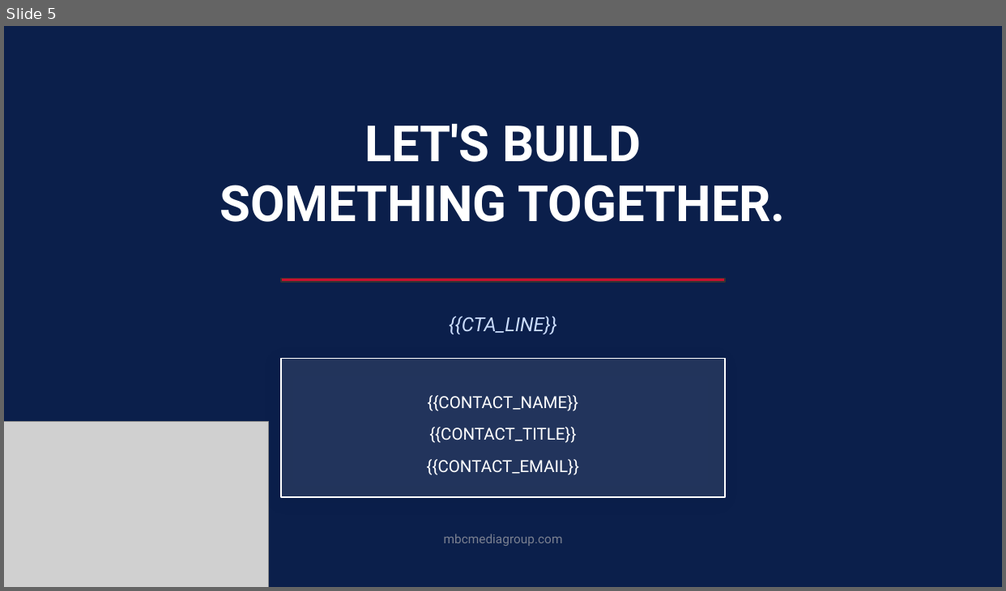
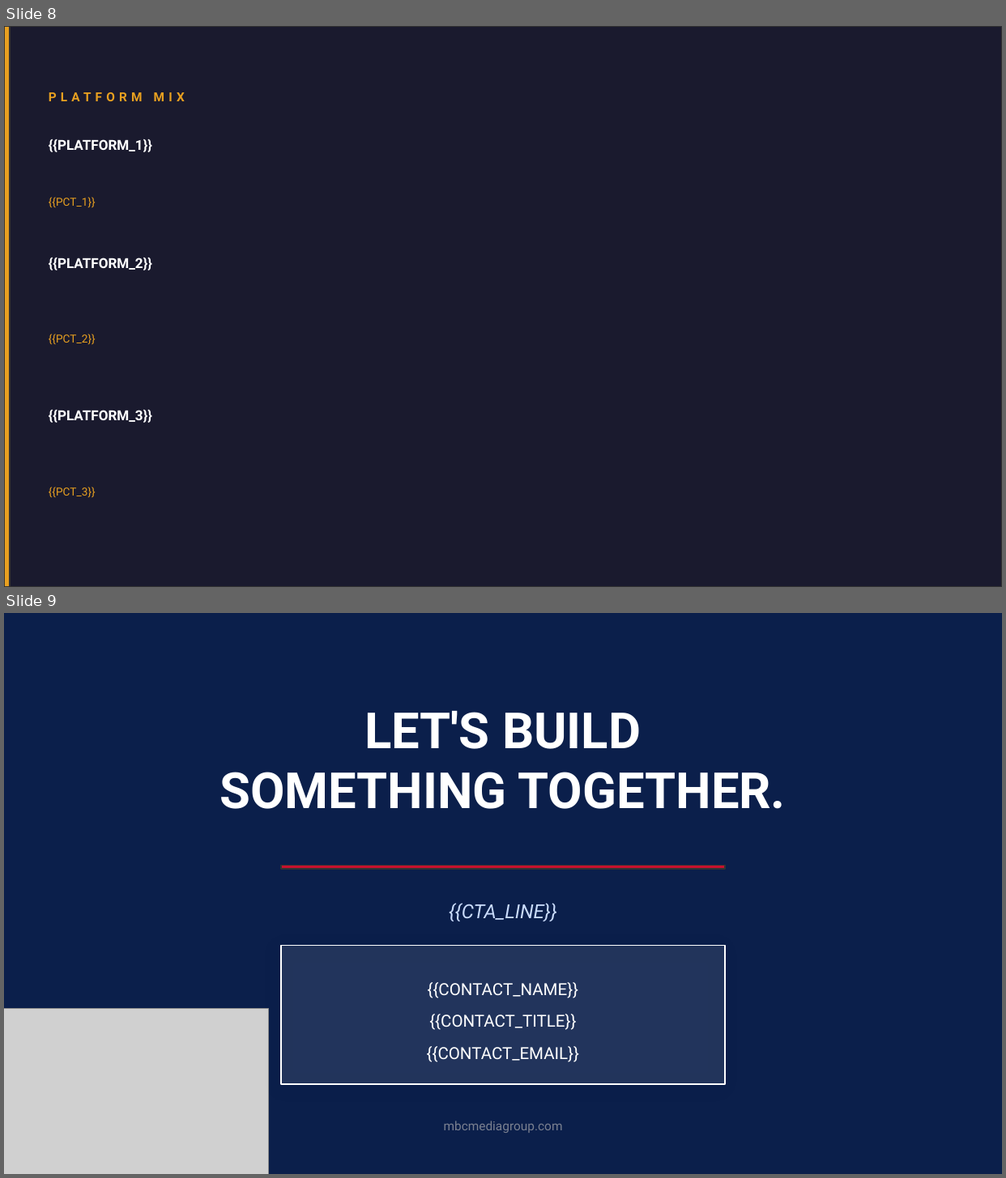
Before and after one commit to reesetirona/mbc-media-kit, a slide deck: master-deck/MBC_MASTER_DECK.pptx. Shown one above the other, each under a label of ours: slide 5 before the commit, slides 8 and 9 after it. The pictures are 1006x591 and 1006x1178 pixels, drawn with LibreOffice and Linux fonts; fonts in the diff are those of the drawing; grey boxes stand for pictures. Boxes give left, top, right and bottom in pixels: in the first picture for what was removed or moved away, otherwise in the second. Text is boxed around its words. In the diff, an @@ line names an element or a change of style, - is before the commit and + after.

```diff
--- a/master-deck/MBC_MASTER_DECK.pptx
+++ b/master-deck/MBC_MASTER_DECK.pptx
@@ slide 8 added at (4, 26, 1002, 587), background #FFFFFF @@
@@ rectangle added at (4, 26, 1002, 587), fill #1A1A2E, outline #333333 1 pt @@
@@ rectangle added at (4, 26, 10, 587), fill #E8A020, outline #333333 1 pt @@
@@ text added at (49, 92, 185, 101), 9 pt, text #E8A020, bold @@
+PLATFORM MIX
@@ text added at (49, 139, 152, 152), 10 pt, text #FFFFFF, bold @@
+{{PLATFORM_1}}
@@ text added at (49, 197, 96, 208), 8 pt, text #E8A020 @@
+{{PCT_1}}
@@ text added at (49, 258, 152, 271), 10 pt, text #FFFFFF, bold @@
+{{PLATFORM_2}}
@@ text added at (49, 334, 96, 345), 8 pt, text #E8A020 @@
+{{PCT_2}}
@@ text added at (49, 410, 152, 423), 10 pt, text #FFFFFF, bold @@
+{{PLATFORM_3}}
@@ text added at (49, 487, 96, 498), 8 pt, text #E8A020 @@
+{{PCT_3}}
@@ what was slide 5 is now slide 9 @@
```
Also in this commit, not shown: 4 slides changed, 3 other slides added.
